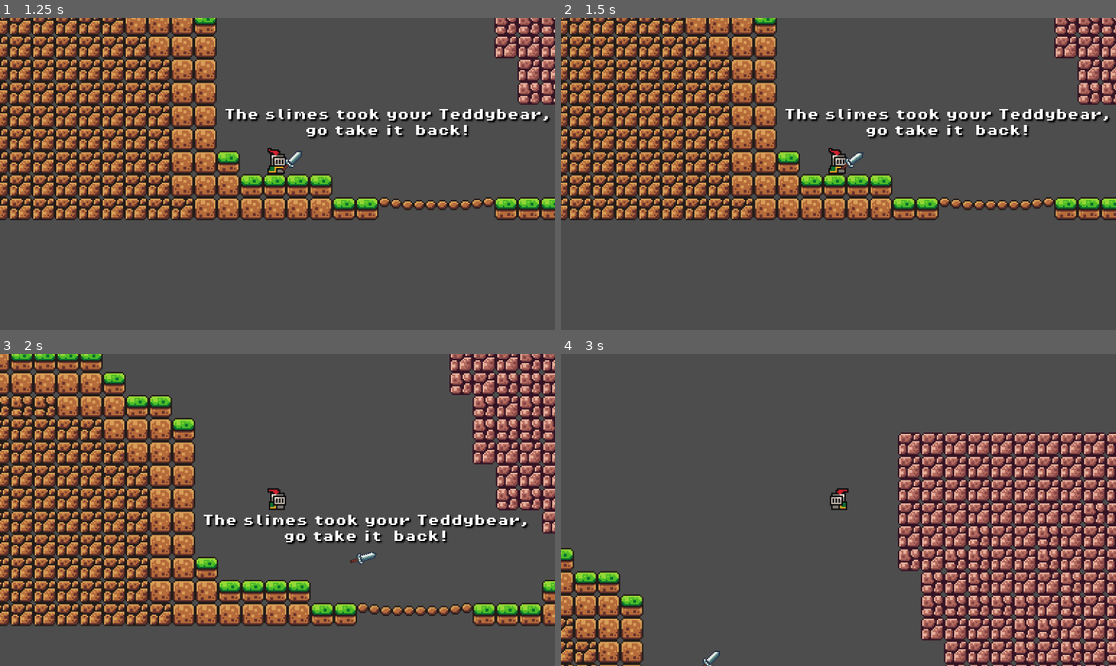
Above: before the commit, frames 1-4 (two rows, left to right).
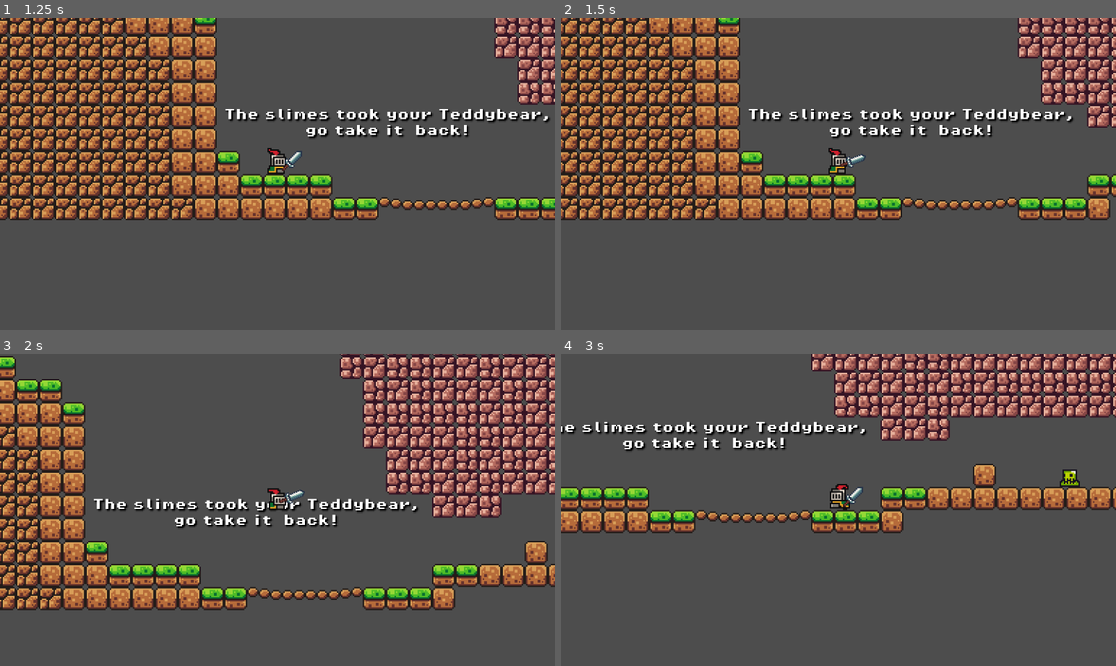
Above: after the commit, the same moments.

Repository: Holdmedve/Brackey-Toturial
Game: Godot game, scene res://scenes/menu.tscn
Two runs of this game, one before a commit and one after it. Both use one fixed random seed, a clock stepped at 60 frames per second and the inputs below.
Inputs (mouse positions are in pixels of both pictures, inside the frame that each line leads up to):
- Up to frame 1 (1.25 s): click "Play" at 0.5 s
- Up to frame 2 (1.5 s): move the mouse to (960, 158) at 1.27 s; hold Right (move_right) from 1.28 s (still down); click (960, 158) at 1.42 s
- Up to frame 3 (2 s): keep holding Right (move_right); tap Space (jump) at 1.52 s
- Up to frame 4 (3 s): move the mouse to (727, 525) at 2.02 s; tap Space (jump) at 2.27 s; move the mouse to (894, 441) at 2.77 s; release Right (move_right) at 2.78 s; hold Left (move_left) from 2.78 s (still down)

Frame 1 is identical in both runs. In frame 2, 29% of the frame differs, in the area x 0-100%, y 0-65%; in frame 3, 52%, in the area x 0-100%, y 0-88%; in frame 4, 48%.

Commit message:
Fix funky sword

Diff:
--- a/scenes/sword.tscn
+++ b/scenes/sword.tscn
@@ -5,7 +5,7 @@
 [sub_resource type="RectangleShape2D" id="RectangleShape2D_e6uhj"]
 size = Vector2(7.80609, 14.6192)
 
-[node name="Sword" type="AnimatableBody2D"]
+[node name="Sword" type="Area2D"]
 
 [node name="Sprite2D" type="Sprite2D" parent="."]
 texture = ExtResource("1_2kyrc")
